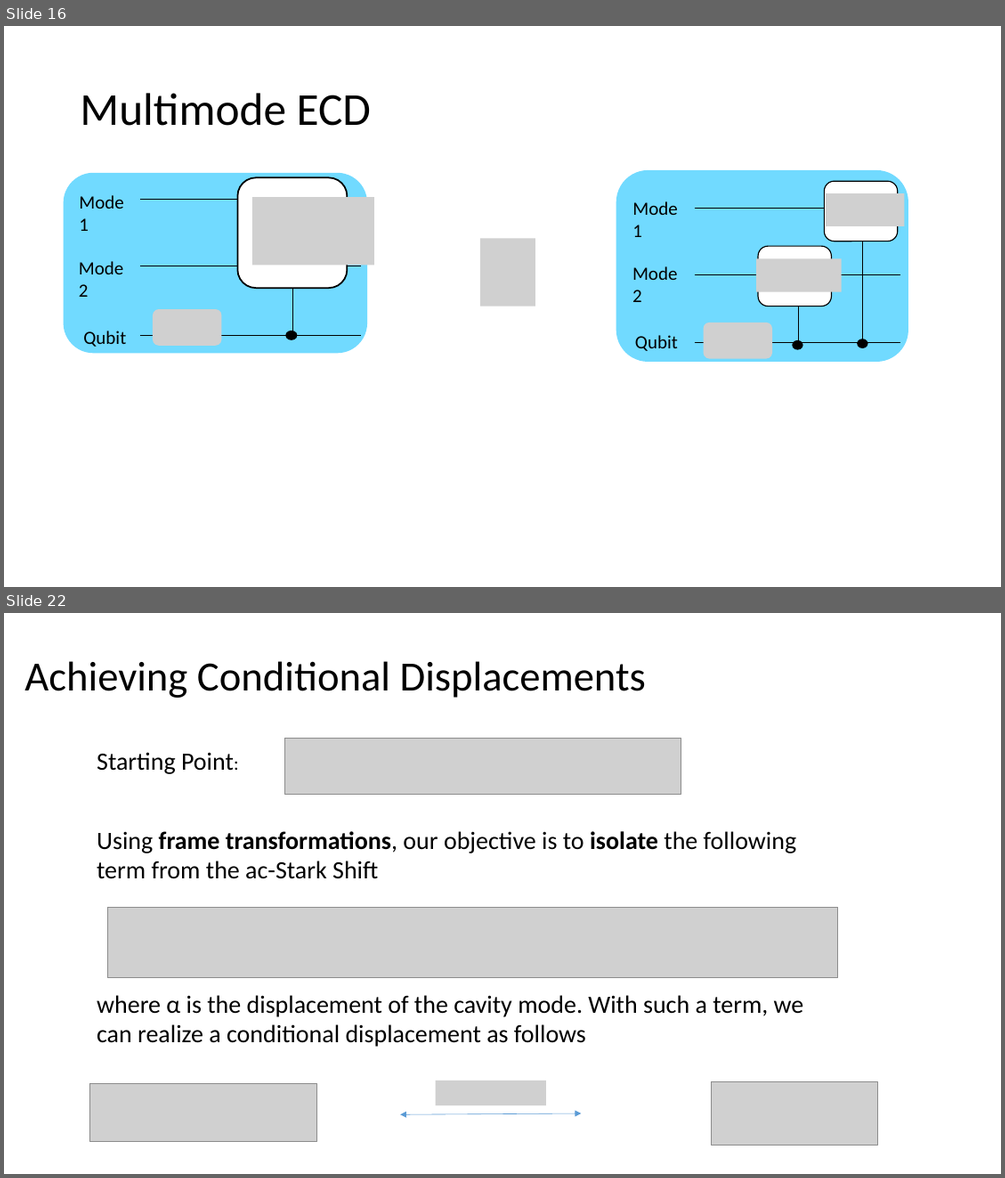
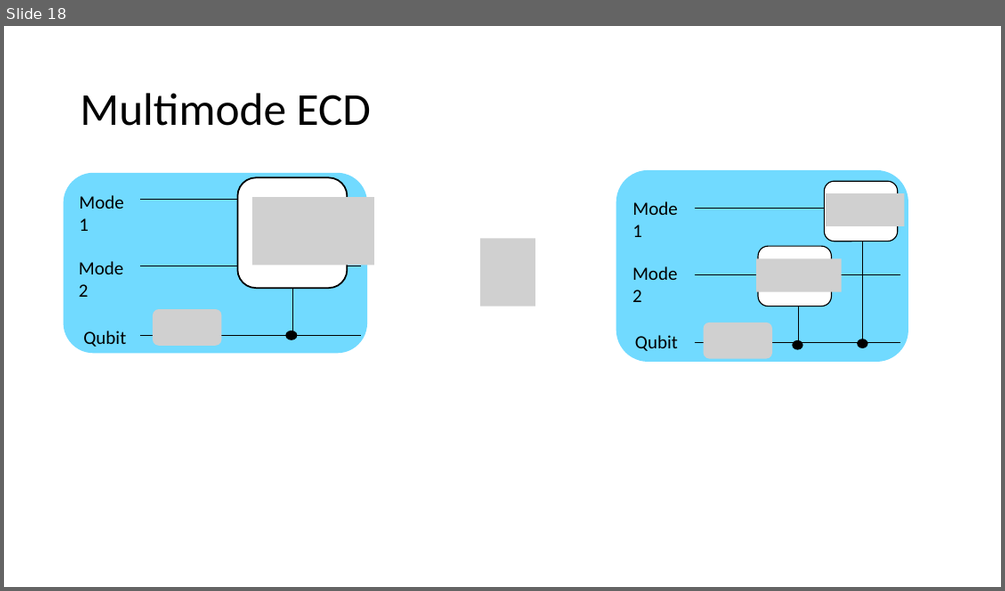
Before and after one commit to EeshGupta/Multimode-Conditional-Displacements, a slide deck: presentations/mcs_sqms.pptx. Shown one above the other, each under a label of ours: slides 16 and 22 before the commit, slide 18 after it; the slides between them are not shown. The pictures are 1005x1178 and 1005x591 pixels, drawn with LibreOffice and Linux fonts; fonts in the diff are those of the drawing; grey boxes stand for pictures. Boxes give left, top, right and bottom in pixels: in the first picture for what was removed or moved away, otherwise in the second. Text is boxed around its words. In the diff, an @@ line names an element or a change of style, - is before the commit and + after.

```diff
--- a/presentations/mcs_sqms.pptx
+++ b/presentations/mcs_sqms.pptx
@@ slide 22 removed at box(4, 613, 1001, 1174), background #FFFFFF @@
@@ title removed at box(24, 661, 646, 698) @@
-Achieving Conditional Displacements
@@ picture removed at box(284, 738, 680, 794) @@
@@ text removed at box(97, 752, 234, 774) @@
-Starting Point:
@@ text removed at box(97, 831, 797, 879) @@
-Using frame transformations, our objective is to isolate the following term from the ac-Stark Shift
@@ picture removed at box(107, 907, 838, 978) @@
@@ text removed at box(97, 995, 804, 1046) @@
-where α is the displacement of the cavity mode. With such a term, we can realize a conditional displacement as follows
@@ picture removed at box(89, 1084, 316, 1142) @@
@@ picture removed at box(436, 1080, 546, 1106) @@
@@ picture removed at box(712, 1082, 877, 1145) @@
@@ double arrow removed from (400, 1115) to (582, 1113) @@
@@ what was slide 16 is now slide 18 @@
```
Also in this commit, not shown: 7 slides changed, 3 slides added, 17 other slides removed.
